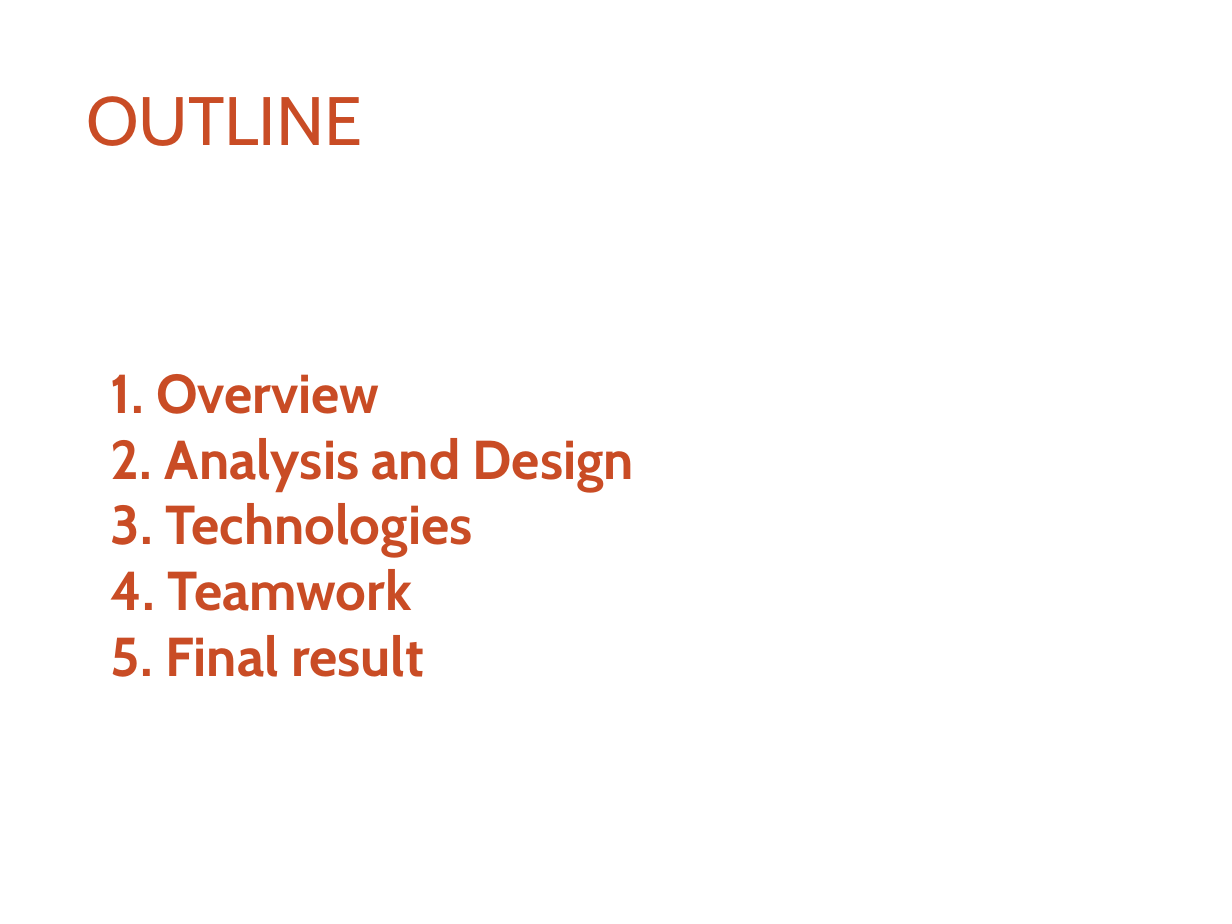
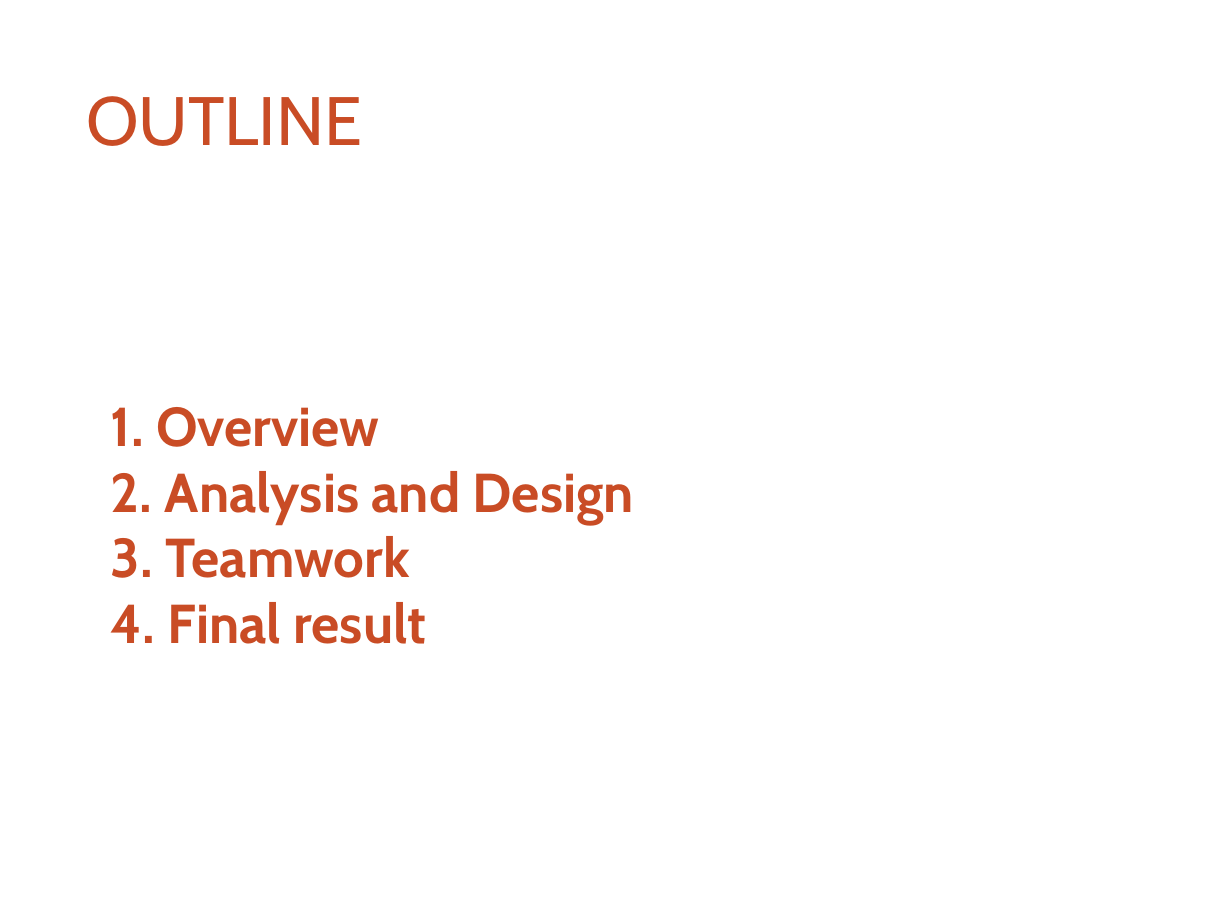
Before and after one commit to thoatran/iCT-Flashcard, a slide deck: slide 2 of docs/ReportSlides.pptx. Drawn at 1232x924 pixels with LibreOffice and Linux fonts; fonts in the diff are those of the drawing; background and template pictures are left out. Boxes give left, top, right and bottom in pixels: in the first picture for what was removed or moved away, otherwise in the second. Text is boxed around its words. In the diff, an @@ line names an element or a change of style, - is before the commit and + after.

```diff
--- a/docs/ReportSlides.pptx
+++ b/docs/ReportSlides.pptx
@@ text at (111, 536, 426, 644): text changed @@
-3. Technologies
-4. Teamwork
-5. Final result
+3. Teamwork
+4. Final result
```
Also in this commit, not shown: 1 other slide changed, 2 slides added, 5 slides removed, 2 other files.
